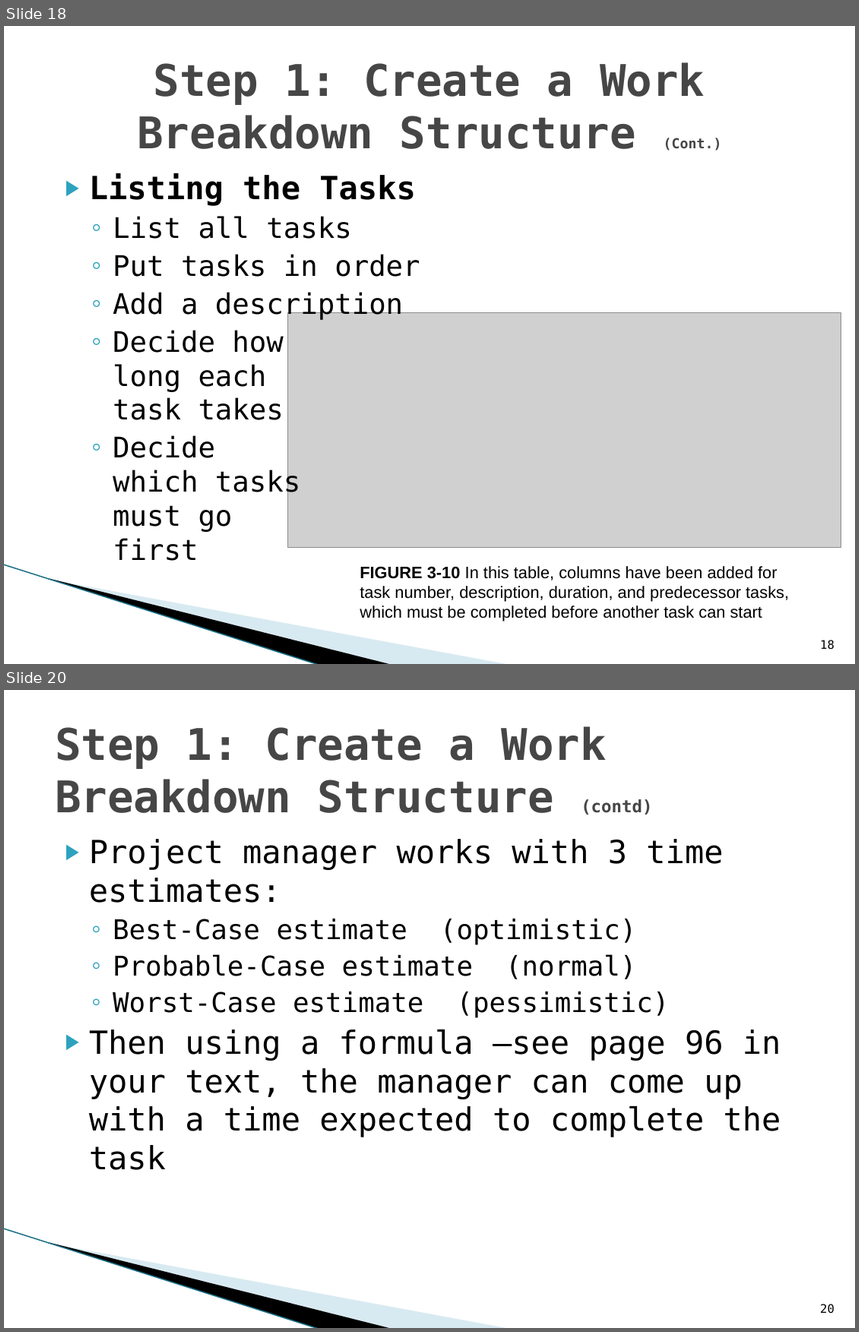
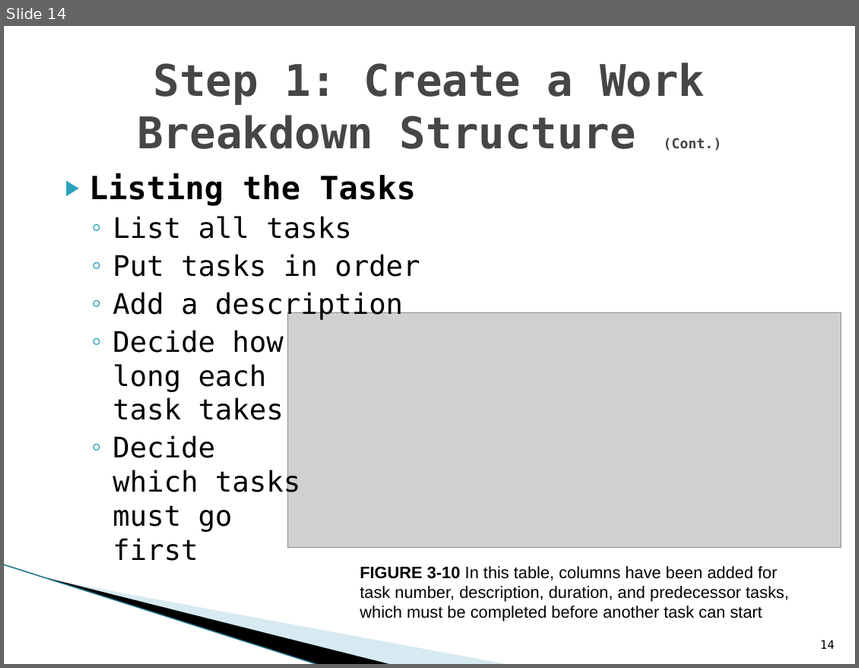
Before and after one commit to HarrisonSuffka/ITSE-1450, a slide deck: Power Points/Chapter 3.pptx. Shown one above the other, each under a label of ours: slides 18 and 20 before the commit, slide 14 after it; the slides between them are not shown. The pictures are 859x1332 and 859x668 pixels, drawn with LibreOffice and Linux fonts; fonts in the diff are those of the drawing; grey boxes stand for pictures; background and template pictures are left out. Boxes give left, top, right and bottom in pixels: in the first picture for what was removed or moved away, otherwise in the second. Text is boxed around its words. In the diff, an @@ line names an element or a change of style, - is before the commit and + after.

```diff
--- a/Power Points/Chapter 3.pptx
+++ b/Power Points/Chapter 3.pptx
@@ slide 20 removed at [4,690,855,1328], background #FFFFFF; not listed: 3 template elements that a slide beside it also shows @@
@@ title removed at [55,726,652,815] @@
-Step 1: Create a Work Breakdown Structure (contd)
@@ text removed at [89,839,781,1170] @@
-▶ Project manager works with 3 time estimates:
-  ◦ Best-Case estimate (optimistic)
-  ◦ Probable-Case estimate (normal)
-  ◦ Worst-Case estimate (pessimistic)
-▶ Then using a formula –see page 96 in your text, the manager can come up with a time expected to complete the task
@@ page number removed at [820,1304,835,1314] @@
-20
@@ what was slide 18 is now slide 14 @@
@@ page number at [820,640,835,649]: text changed @@
-18
+14
```
Also in this commit, not shown: 1 slide changed, 4 other slides removed, 7 other files.
